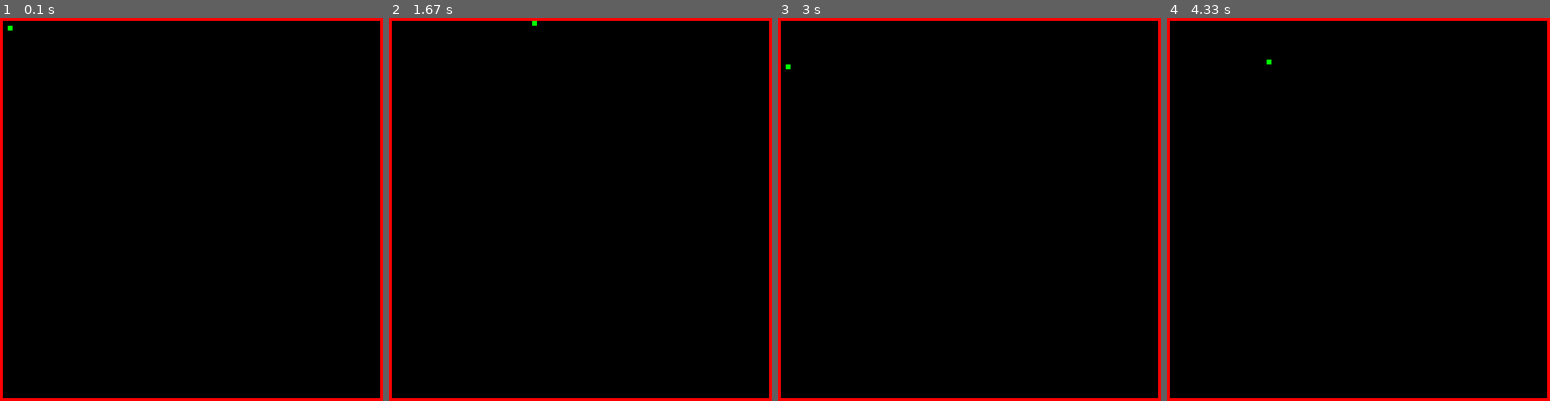
Above: before the commit, frames 1-4 (left to right).
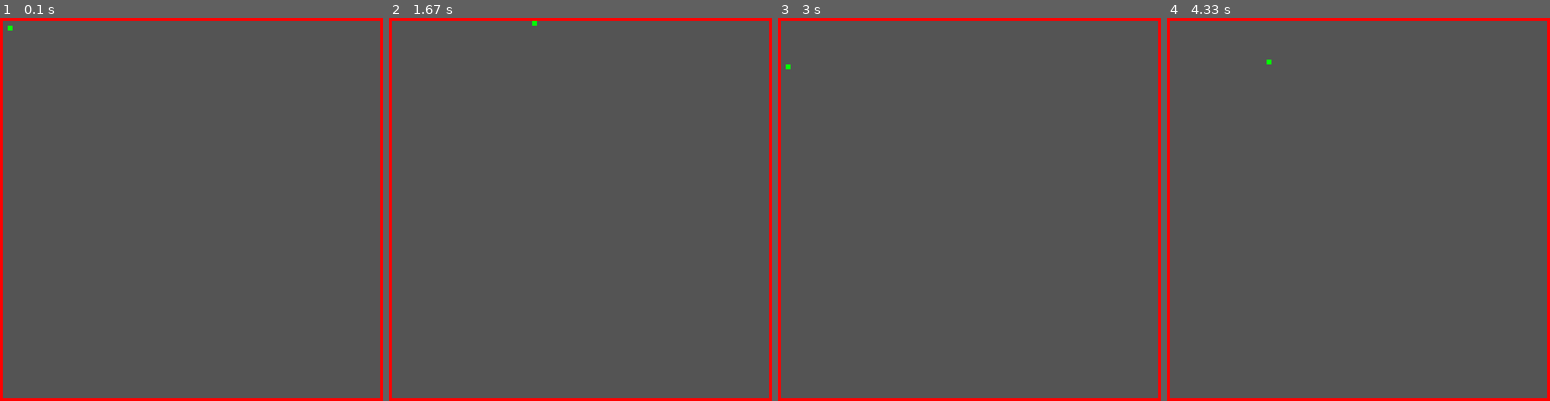
Above: after the commit, the same moments.

Repository: mindheist/pygame_examples
Game: pygame game, started from sprites_basic.py
Same seed, same stepped clock (60 frames per second), same inputs: the game is played once before the commit and once after it.
Inputs:
- Up to frame 1 (0.1 s): no input
- Up to frame 2 (1.67 s): hold Right 0.33-0.8 s; hold Up 0.83-1.13 s; hold Right 1.17-1.63 s
- Up to frame 3 (3 s): hold Left 1.67-2.2 s; hold Down 2.23-2.53 s; hold Left 2.57-2.97 s
- Up to frame 4 (4.33 s): hold Up 3-3.37 s; hold Right 3.4-4.03 s; hold Down from 4.07 s (still down)

The runs differ from the first frame. In frame 1, 97% of the frame differs, in the area x 0-100%, y 0-100%; in frame 2, 97%; in frame 3, 97%; in frame 4, 97%.

Commit message:
+ Understood Game Loop (added comments)

Diff:
--- a/sprites_basic.py
+++ b/sprites_basic.py
@@ -22,6 +22,8 @@
 WHITE = (255,255,255)
 RED = (255,0,0)
 GREEN = (0,255,0)
+BLUE  = (0,0,255)
+GREY  = (84,84,84)
 
 #=========================#
 
@@ -118,6 +120,9 @@
 all_sprite_list.add(player)
 
 done = False
+
+# Game Loop has 4 Steps : Step 1 : Poll for inputs and handle them
+
 while not done:
 	for event in pygame.event.get():
 		if event.type == pygame.QUIT:
@@ -143,10 +148,18 @@
 			elif event.key == pygame.K_DOWN:
 				player.ChangeSpeed(0,-5)
 
-	# Understand the order below #	Refer to the Game Loop to understand this order
+# Game Loop has 4 Steps : Step 2: Update the player's position (wrt) the Walls
+
+
 	player.update(wall_list)
-	screen.fill(BLACK)
+
+# Game Loop has 4 Steps : Step 3: Draw the Surface
+
+	screen.fill(GREY)
 	all_sprite_list.draw(screen)
+
+# Game Loop has 4 Steps : Step 4 : Show the stuff that has just been drawn
+
 	pygame.display.flip()
 
 	clock.tick(60)
